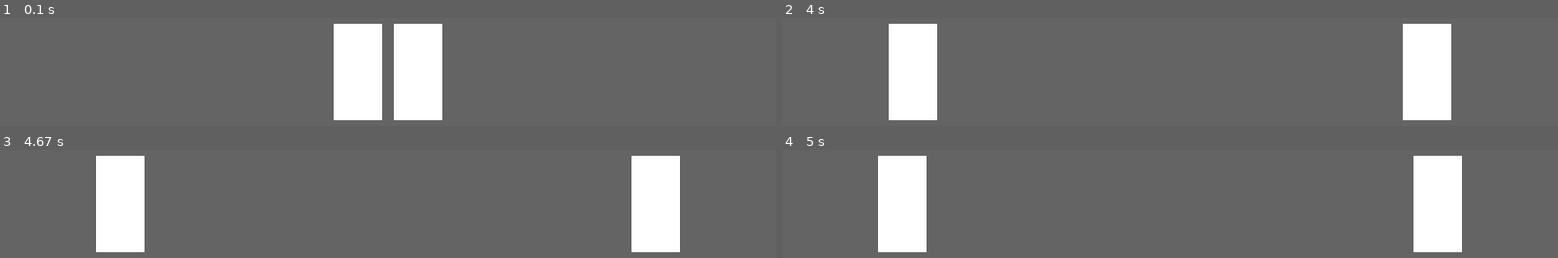
Above: before the commit, frames 1-4 (two rows, left to right).
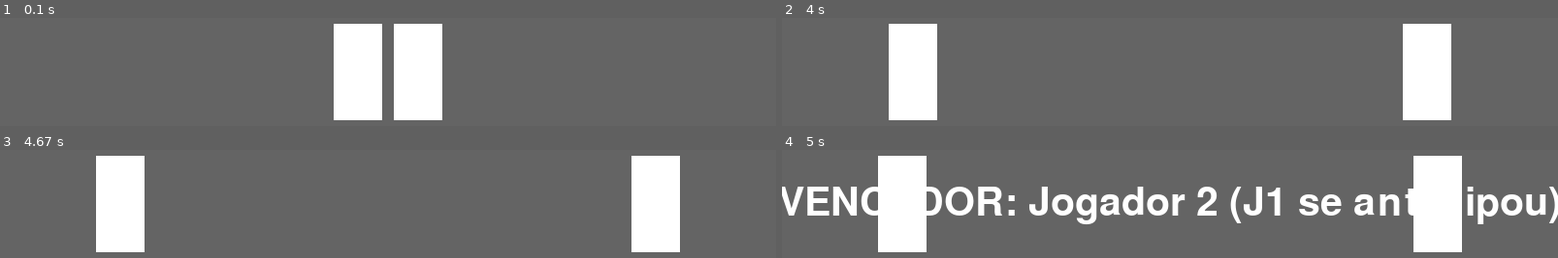
Above: after the commit, the same moments.

Repository: lukacb/Pygame---Duelo-no-Velho-Oeste
Game: pygame game, started from duelo.py
Same seed, same stepped clock (60 frames per second), same inputs: the game is played once before the commit and once after it.
Inputs:
- Up to frame 1 (0.1 s): no input
- Up to frame 2 (4 s): no input
- Up to frame 3 (4.67 s): no input
- Up to frame 4 (5 s): tap A at 4.83 s

Frames 1-3 are identical in both runs. In frame 4, 10% of the frame differs, in the area x 0-100%, y 33-69%.

Commit message:
Mensagem vencedor

Diff:
--- a/duelo.py
+++ b/duelo.py
@@ -1,34 +1,42 @@
+# --- 1. Importação das Bibliotecas ---
 import pygame
 import random
 
+# --- 2. Inicialização do Pygame ---
 pygame.init()
+pygame.font.init()
 
+# --- 3. Configurações da Tela ---
 largura_tela = 800
 altura_tela = 600
 
 tela = pygame.display.set_mode((largura_tela, altura_tela)) #Superficie principal onde tudo será desenhado
 pygame.display.set_caption("Duelo no Velho-Oeste")
 
+# --- 4. Constantes de Cor (R, G, B) ---
 PRETO = (0, 0, 0)
 BRANCO = (255, 255, 255)
 CINZA_FUNDO = (100, 100, 100)
 VERDE = (0,255,0)
 
+# --- 5. Variáveis Principais do Jogo ---
 jogador1_rect = pygame.Rect(350, 250, 50, 100)
 jogador2_rect = pygame.Rect(400, 250, 50, 100)
 velocidade = 1
 estado_jogo = "ANDANDO"
 vencedor = None
+fonte_vencedor = pygame.font.Font(None,60)
 tempo_sinal = random.uniform(3.0,5.0)
 print(f"Tempo sorteado: {tempo_sinal} segundos")
 
 tempo_inicio_espera = 0
 sinal_ativo = False
 
-clock = pygame.time.Clock() #Devo controlar a velocidade dos frames
+clock = pygame.time.Clock()
 
 rodando = True
 while rodando:
+    # --- 6a. Processamento de Eventos (Inputs do Usuário) ---
     for event in pygame.event.get():
 
         if event.type == pygame.QUIT:
@@ -55,6 +63,8 @@
                     vencedor = "Jogador 1 (J2 se antecipou)"
                     estado_jogo = "FIM"
 
+    # --- 6b. Lógica do Jogo (Atualização de Variáveis) ---
+
     if estado_jogo == "ANDANDO":
         jogador1_rect.x = jogador1_rect.x - velocidade
         jogador2_rect.x = jogador2_rect.x + velocidade
@@ -78,7 +88,12 @@
 
     pygame.draw.rect(tela, BRANCO, jogador1_rect)
     pygame.draw.rect(tela, BRANCO, jogador2_rect)
-    pygame.display.flip() #Atualiza a tela
+    if estado_jogo == "FIM":
+        texto_surface = fonte_vencedor.render(f"VENCEDOR: {vencedor}", True, BRANCO)
+        texto_rect = texto_surface.get_rect(center=(largura_tela/2,altura_tela/2))
+        tela.blit(texto_surface, texto_rect)
+
+    pygame.display.flip()
 
     clock.tick(60)
 
